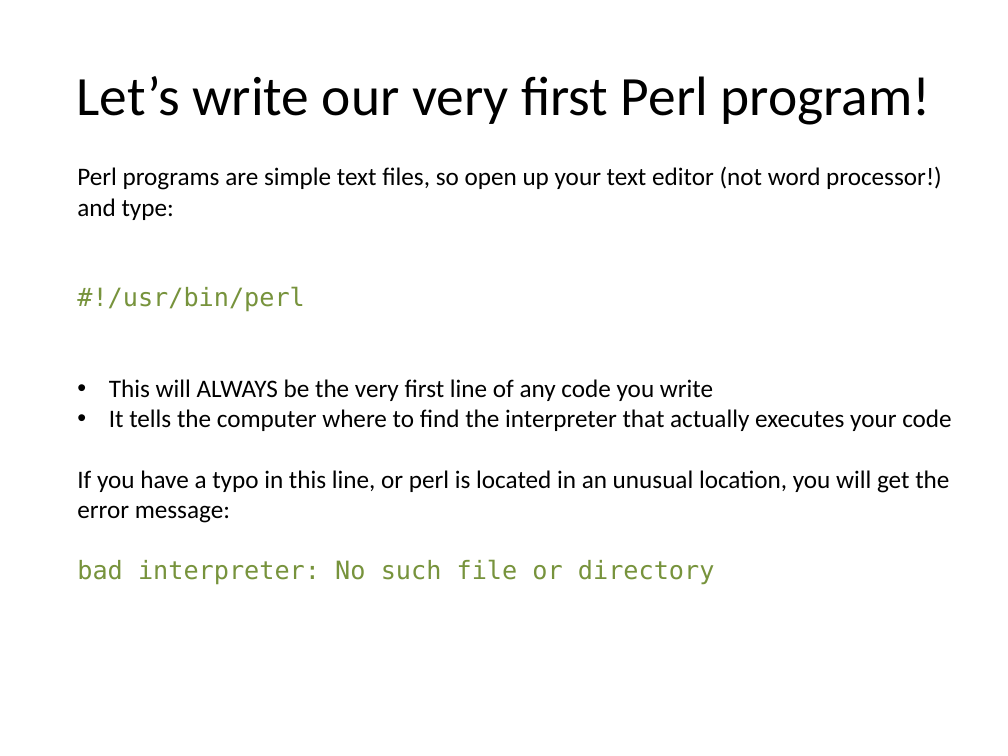
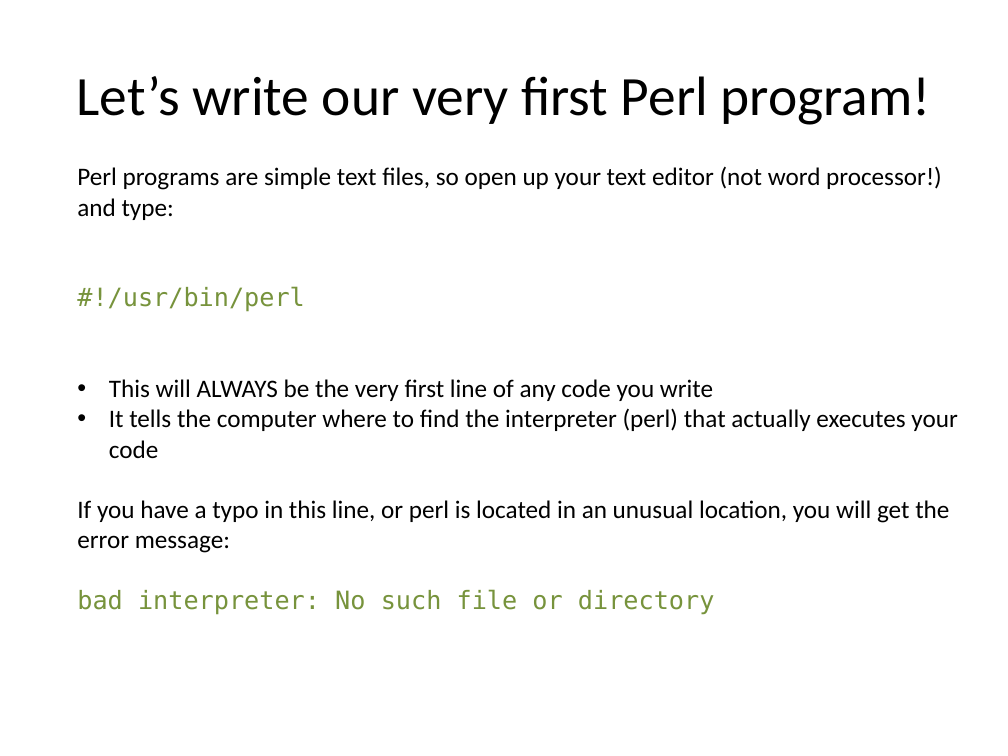
Before and after one commit to kbseah/perlcourse2017, a slide deck: slide 29 of Day1-1_JWI/Day1_intro_scalars_regex.pptx (slide 28 before the commit). Drawn at 1008x756 pixels with LibreOffice and Linux fonts; fonts in the diff are those of the drawing. Boxes give left, top, right and bottom in pixels: in the first picture for what was removed or moved away, otherwise in the second. Text is boxed around its words. In the diff, an @@ line names an element or a change of style, - is before the commit and + after.

```diff
--- a/Day1-1_JWI/Day1_intro_scalars_regex.pptx
+++ b/Day1-1_JWI/Day1_intro_scalars_regex.pptx
@@ text at (109, 408, 957, 458): text changed @@
-• It tells the computer where to find the interpreter that actually executes your code
+• It tells the computer where to find the interpreter (perl) that actually executes your code
```
Also in this commit, not shown: 15 other slides changed, 4 slides added, 3 other files.
